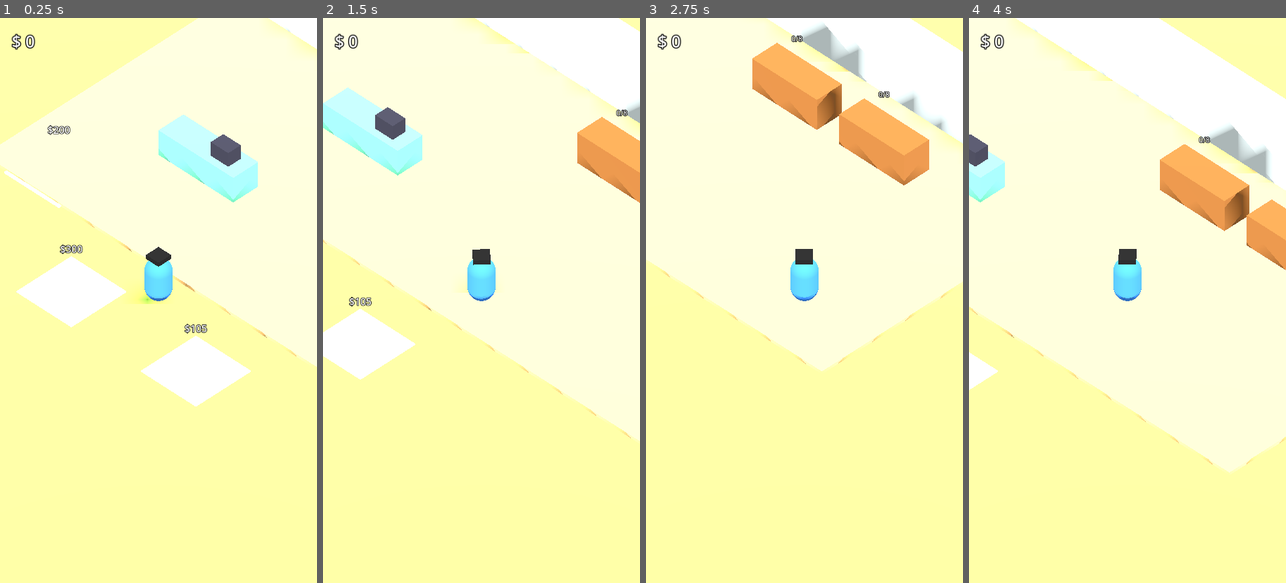
Above: before the commit, frames 1-4 (left to right).
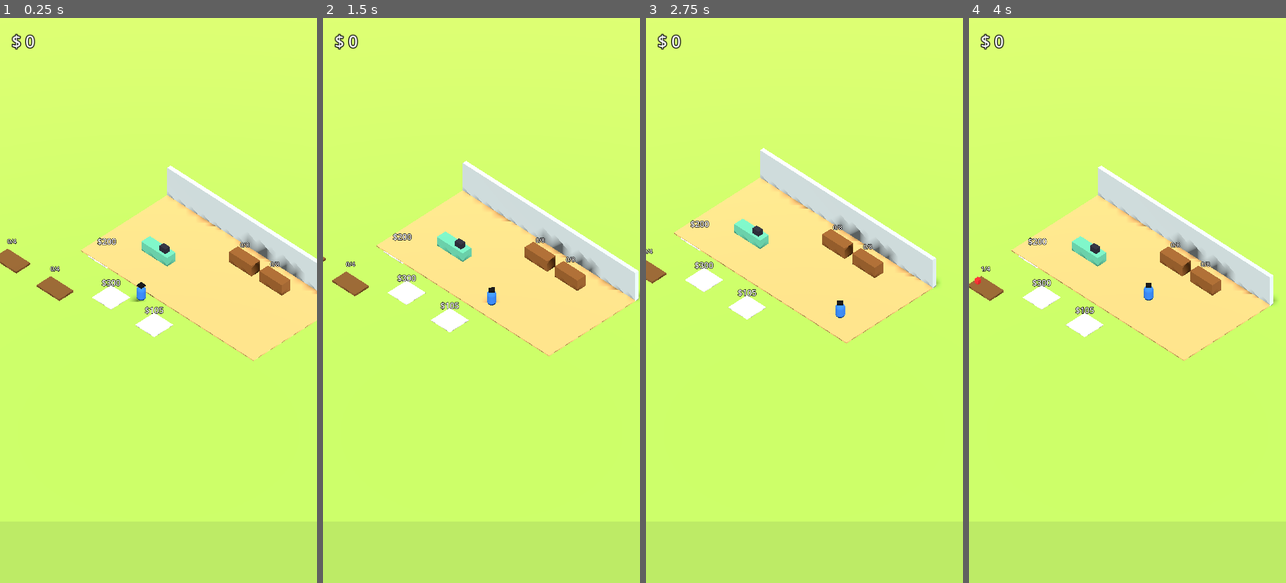
Above: after the commit, the same moments.

Repository: mifarosa/minibakkal
Game: Godot game, scene res://scenes/main.tscn
Two runs of this game, one before a commit and one after it. Both use one fixed random seed, a clock stepped at 60 frames per second and the inputs below.
Inputs (mouse positions are in pixels of both pictures, inside the frame that each line leads up to):
- Up to frame 1 (0.25 s): no input
- Up to frame 2 (1.5 s): tap Enter at 0.5 s; move the mouse to (551, 272) at 0.52 s; hold Right (ui_right) 0.53-1.28 s; click (551, 272) at 0.67 s; move the mouse to (418, 328) at 1.27 s; hold Down (ui_down) from 1.28 s (still down)
- Up to frame 3 (2.75 s): move the mouse to (836, 176) at 2.02 s; release Down (ui_down) at 2.03 s; hold Right (ui_right) from 2.03 s (still down)
- Up to frame 4 (4 s): move the mouse to (1111, 413) at 2.77 s; release Right (ui_right) at 2.78 s; hold Up (ui_up) 2.78-3.53 s; click (1111, 413) at 2.92 s; move the mouse to (1222, 385) at 3.52 s; hold Left (ui_left) from 3.53 s (still down)

The runs differ from the first frame. In frame 1, 100% of the frame differs, in the area x 0-100%, y 0-100%; in frame 2, 100%; in frame 3, 100%; in frame 4, 100%.

Commit message:
Fix lighting, camera framing and label size after first run
Co-Authored-By: Claude Sonnet 5.5 <noreply@anthropic.com>
Claude-Session: https://claude.ai/code/session_01HcBMsgN4hG2LxUJRDfw6aU

Diff:
--- a/scripts/game.gd
+++ b/scripts/game.gd
@@ -94,6 +94,7 @@
 	l.position = pos
 	l.billboard = BaseMaterial3D.BILLBOARD_ENABLED
 	l.font_size = size
+	l.pixel_size = 0.012
 	l.outline_size = 12
 	l.no_depth_test = true
 	return l
--- a/scripts/main.gd
+++ b/scripts/main.gd
@@ -32,7 +32,8 @@
 
 	cam = Camera3D.new()
 	cam.projection = Camera3D.PROJECTION_ORTHOGONAL
-	cam.size = 16.0
+	cam.keep_aspect = Camera3D.KEEP_WIDTH
+	cam.size = 26.0
 	add_child(cam)
 	_follow()
 
@@ -54,8 +55,10 @@
 
 
 func _follow() -> void:
-	cam.position = player.position + CAM_OFFSET
-	cam.look_at(player.position, Vector3.UP)
+	# Blend between the player and the store center so the whole shop stays in view.
+	var target := player.position * 0.5 + Vector3(5, 0, 0) * 0.5
+	cam.position = target + CAM_OFFSET
+	cam.look_at(target, Vector3.UP)
 
 
 # ---------- world ----------
@@ -67,12 +70,13 @@
 	e.background_color = Color(0.74, 0.92, 0.4)
 	e.ambient_light_source = Environment.AMBIENT_SOURCE_COLOR
 	e.ambient_light_color = Color(1, 1, 1)
-	e.ambient_light_energy = 0.6
+	e.ambient_light_energy = 0.15
 	env.environment = e
 	add_child(env)
 
 	var sun := DirectionalLight3D.new()
 	sun.rotation_degrees = Vector3(-55, 45, 0)
+	sun.light_energy = 0.55
 	sun.shadow_enabled = true
 	add_child(sun)
 
